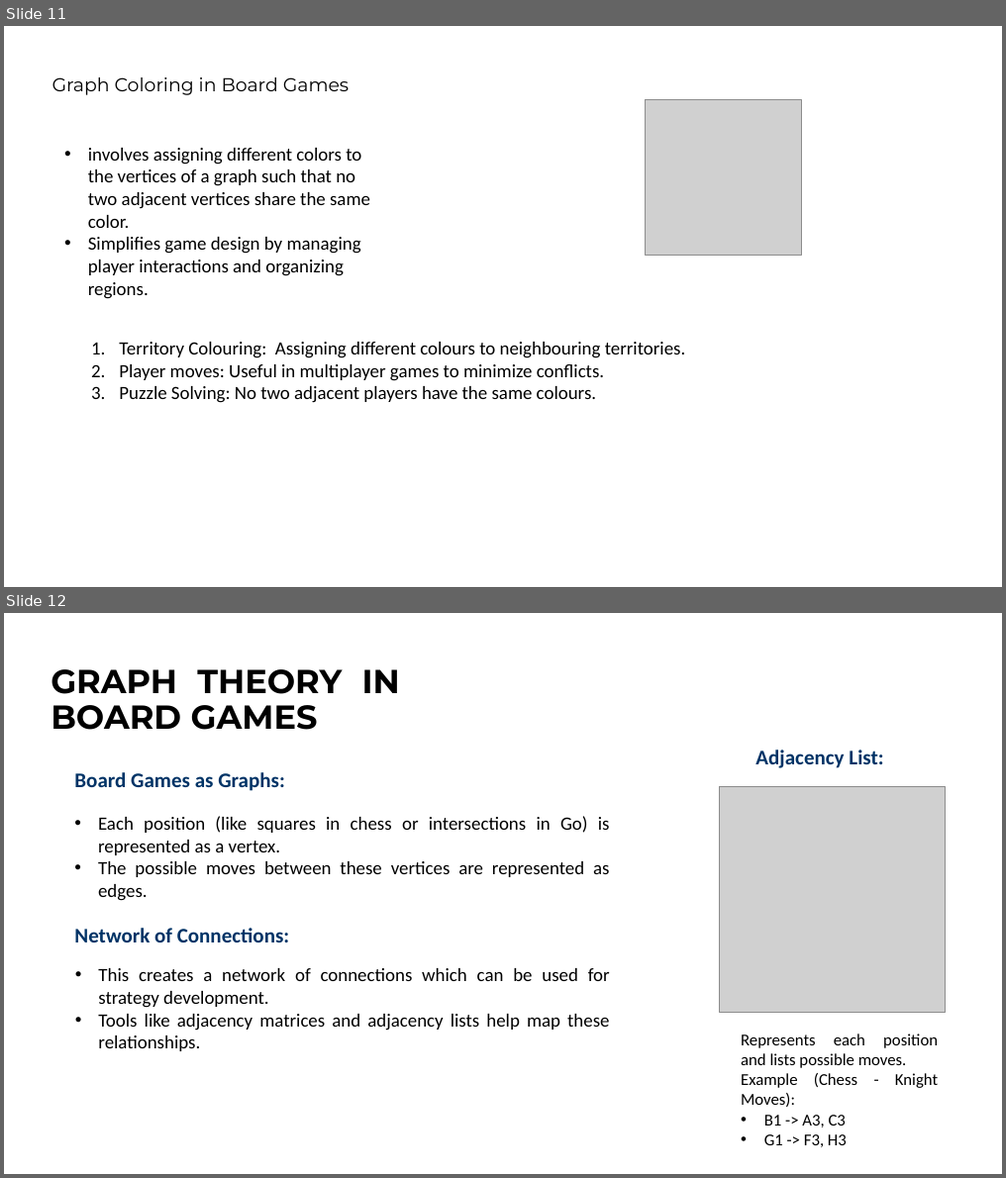
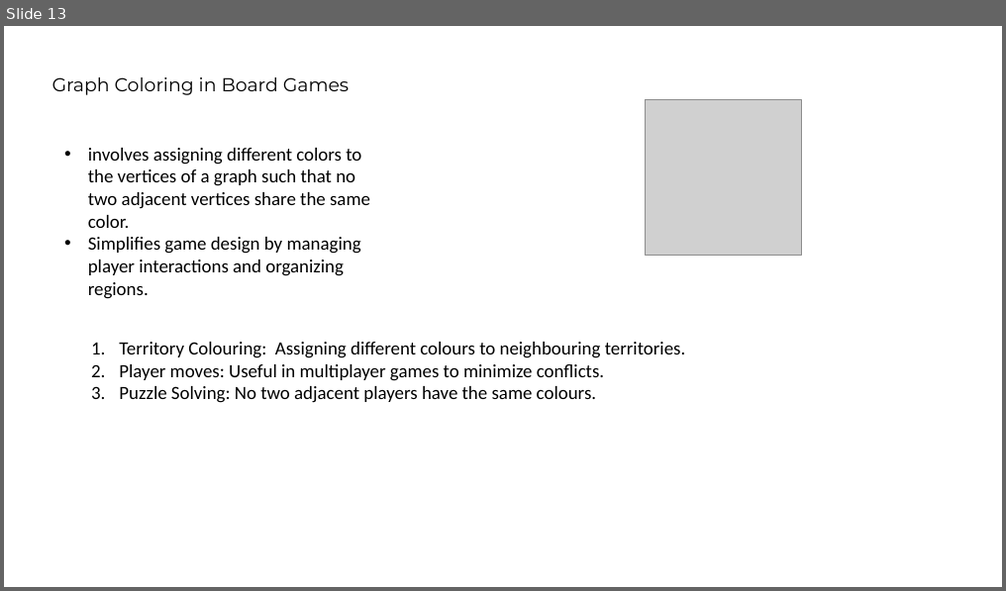
Before and after one commit to ibmbt/group5_graphtheory, a slide deck: group5_graphtheory.pptx. Shown one above the other, each under a label of ours: slides 11 and 12 before the commit, slide 13 after it. The pictures are 1006x1178 and 1006x591 pixels, drawn with LibreOffice and Linux fonts; fonts in the diff are those of the drawing; grey boxes stand for pictures. Boxes give left, top, right and bottom in pixels: in the first picture for what was removed or moved away, otherwise in the second. Text is boxed around its words. In the diff, an @@ line names an element or a change of style, - is before the commit and + after.

```diff
--- a/group5_graphtheory.pptx
+++ b/group5_graphtheory.pptx
@@ slide 12 removed at (4,613,1002,1174), background #FFFFFF @@
@@ title removed at (51,669,400,730) @@
-GRAPH THEORY IN BOARD GAMES
@@ text removed at (755,750,883,768) @@
-Adjacency List:
@@ text removed at (74,772,285,791) @@
-Board Games as Graphs:
@@ picture removed at (720,786,945,1013) @@
@@ text removed at (98,816,610,901) @@
-• Each position (like squares in chess or intersections in Go) is represented as a vertex.
-• The possible moves between these vertices are represented as edges.
@@ text removed at (74,928,289,943) @@
-Network of Connections:
@@ text removed at (98,968,610,1052) @@
-• This creates a network of connections which can be used for strategy development.
-• Tools like adjacency matrices and adjacency lists help map these relationships.
@@ text removed at (741,1034,938,1148) @@
-  Represents each position and lists possible moves.
-  Example (Chess - Knight Moves):
-  • B1 -> A3, C3
-  • G1 -> F3, H3
@@ what was slide 11 is now slide 13 @@
```
Also in this commit, not shown: 3 slides added, 1 other file.
